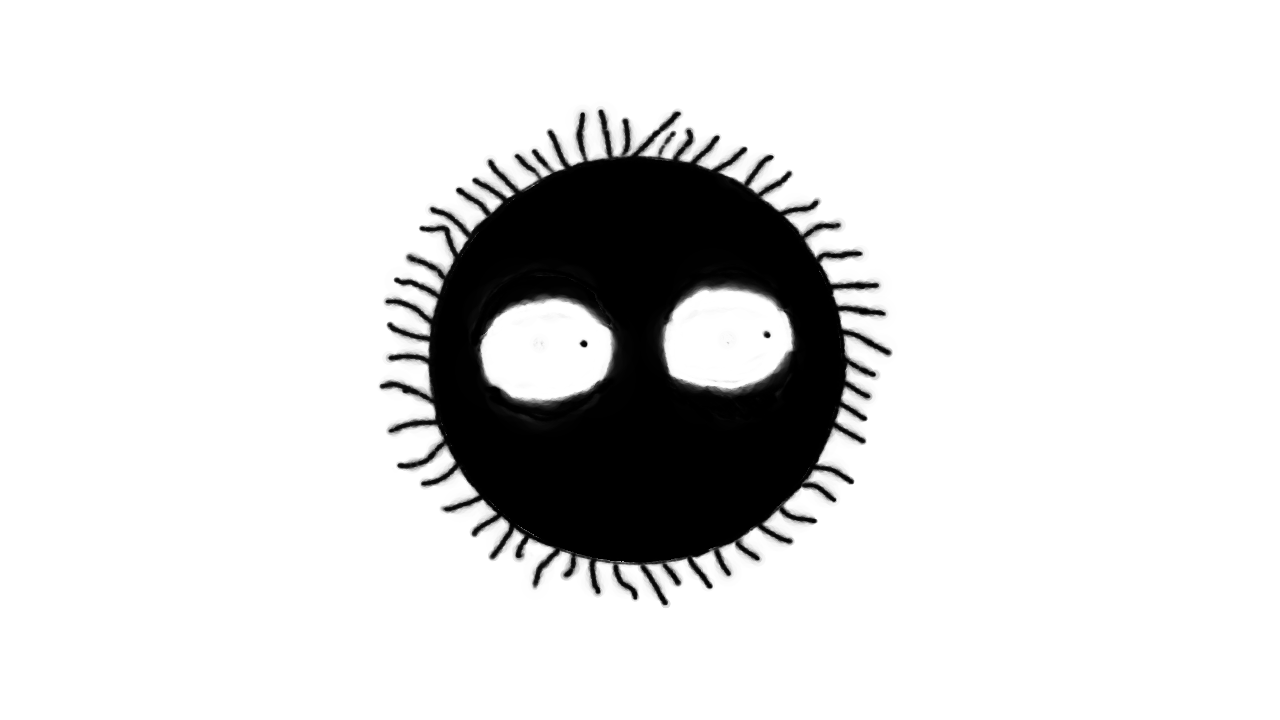
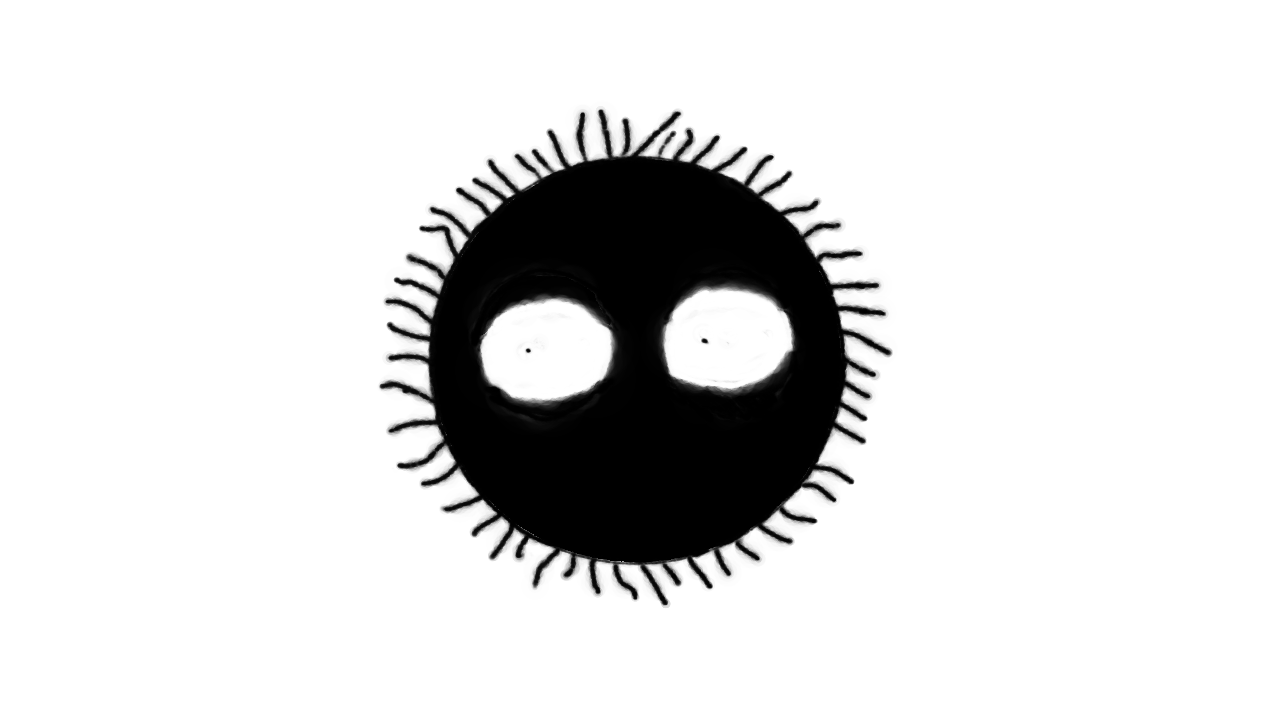
Layers edited between the first and the second (1280, 720) image:
painted on "eye white" over 516, 324, 772, 360
painted on "body/fuzz" over 516, 324, 772, 360